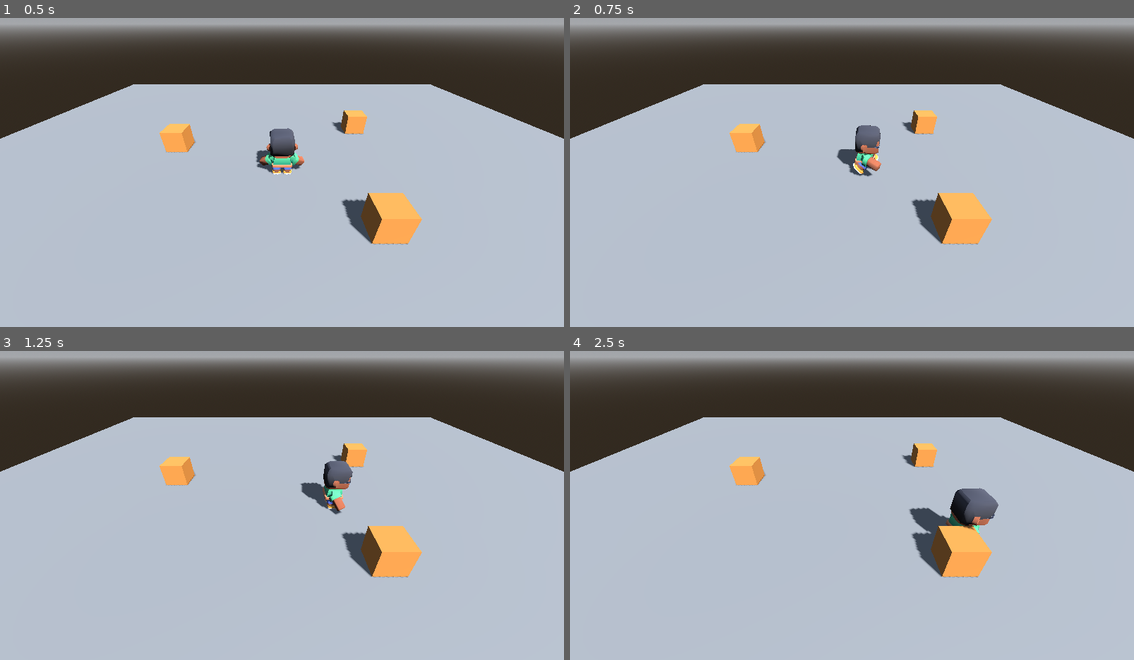
Above: before the commit, frames 1-4 (two rows, left to right).
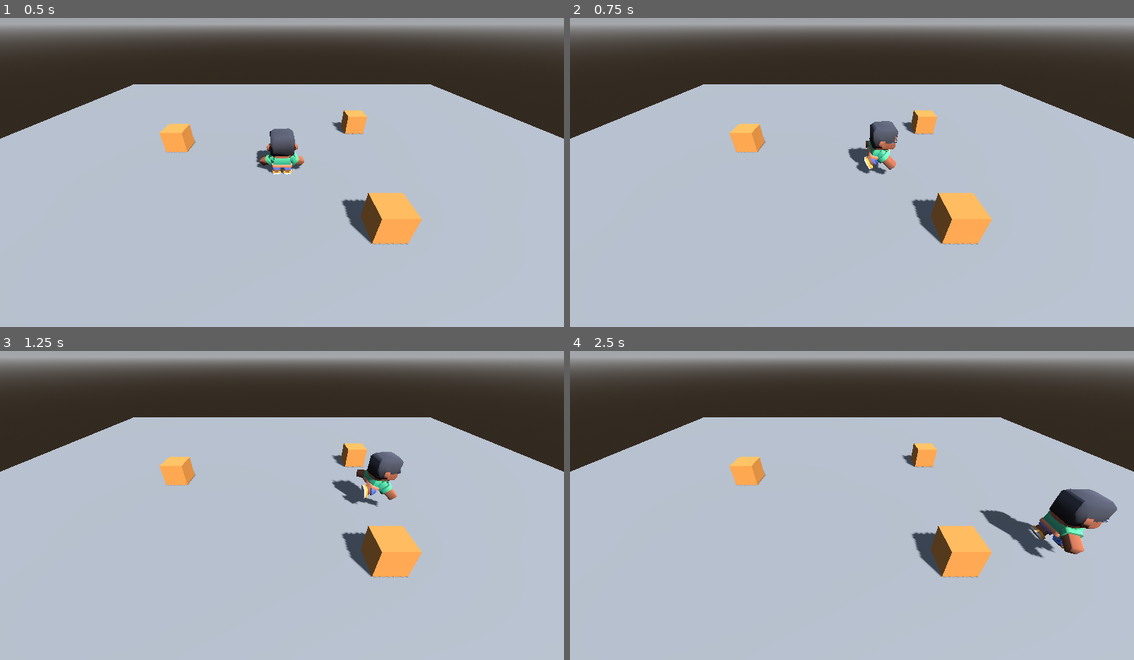
Above: after the commit, the same moments.

Repository: juan-camiloo/Click-the-button
Game: Godot game, scene res://main.tscn
Same seed, same stepped clock (60 frames per second), same inputs: the game is played once before the commit and once after it.
Inputs:
- Up to frame 1 (0.5 s): no input
- Up to frame 2 (0.75 s): tap Enter at 0.5 s; hold D (move_right) from 0.53 s (still down); hold Shift (correr) from 0.53 s (still down)
- Up to frame 3 (1.25 s): keep holding D (move_right); keep holding Shift (correr)
- Up to frame 4 (2.5 s): release D (move_right) at 1.28 s; release Shift (correr) at 1.28 s; hold S (move_down) 1.28-2.03 s; tap Shift (correr) at 1.35 s; hold D (move_right) from 2.03 s (still down); hold Shift (correr) from 2.03 s (still down)

Frame 1 is identical in both runs. In frame 2, 1.2% of the frame differs, in the area x 47-59%, y 33-52%; in frame 3, 1.9%; in frame 4, 3.7%, in the area x 60-97%, y 44-67%.

Commit message:
T7 N1 - Tarea A - correr y la diagonal

Diff:
--- a/personaje.gd
+++ b/personaje.gd
@@ -1,7 +1,8 @@
 extends CharacterBody3D
 
 @export var camara: Camera3D
-@export var speed = 3.0
+@export var speed_caminar = 3.0
+@export var speed_correr = 5.2
 @onready var anim = $Modelo/AnimationPlayer
 
 var multiplicador = 1.0
@@ -19,9 +20,11 @@
 	var input_dir = Input.get_vector("move_left", "move_right", "move_up", "move_down")
 	var entrada = Vector3(input_dir.x, 0.0, input_dir.y)
 
-	var direction = (camara.global_basis * entrada)
-	direction.y = 0.0
-	direction = direction.normalized()
+	var giro_cam = camara.global_rotation.y
+	var direction = entrada.rotated(Vector3.UP, giro_cam).normalized()
+
+	var corre = Input.is_action_pressed("correr")
+	var speed = speed_correr if corre else speed_caminar
 
 	velocity.x = direction.x * speed * multiplicador + empuje.x
 	velocity.z = direction.z * speed * multiplicador + empuje.z
@@ -32,6 +35,9 @@
 	move_and_slide()
 
 	if velocity.length() > 0.1:
-		anim.play("walk")
+		if corre:
+			anim.play("sprint")
+		else:
+			anim.play("walk")
 	else:
 		anim.play("idle")
